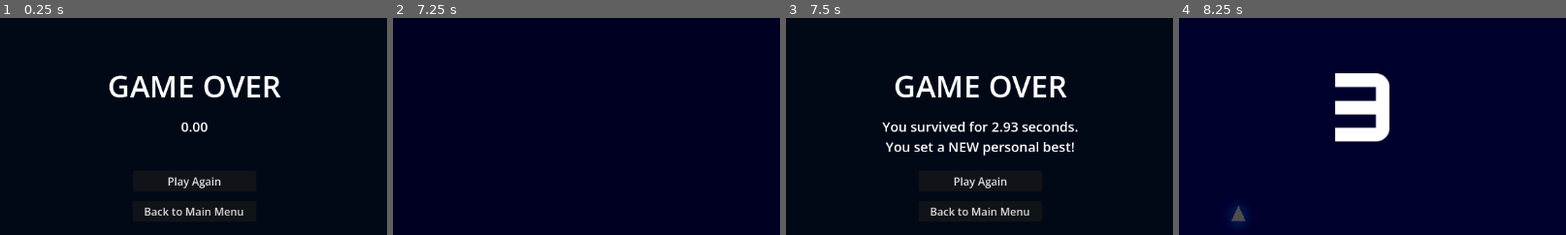
Above: before the commit, frames 1-4 (left to right).
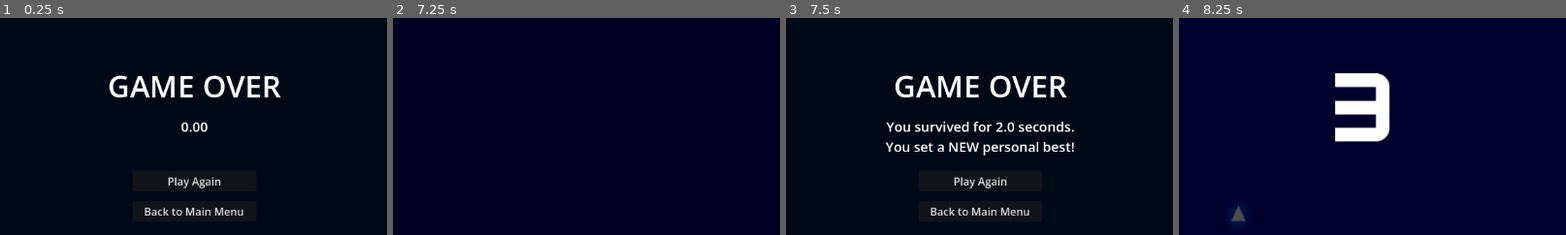
Above: after the commit, the same moments.

Repository: VeryUsual/near-miss
Game: Godot game, scene res://Scenes/GameOver.tscn
Same seed, same stepped clock (60 frames per second), same inputs: the game is played once before the commit and once after it. This scene is started directly instead of the project's main scene.
Inputs (mouse positions are % of the whole screen's width and height, from its top left):
- Up to frame 1 (0.25 s): no input
- Up to frame 2 (7.25 s): click "Play Again" at 0.5 s; tap Enter at 1.25 s; move the mouse to (72, 45) at 1.27 s; hold D (right) 1.28-2.03 s; hold F (open_deck) 1.28-2.03 s; click (72, 45) at 1.42 s; move the mouse to (30, 55) at 2.02 s; hold S (down) 2.03-2.78 s; tap Shift (shift) at 2.1, 6.6 s; move the mouse to (60, 28) at 2.77 s; hold D (right) 2.78-3.53 s; tap Alt at 2.85, 5.1 s; move the mouse to (45, 70) at 3.52 s; hold W (up) 3.53-4.28 s; tap F (open_deck) at 3.6 s; click (45, 70) at 3.67 s; move the mouse to (80, 65) at 4.27 s; hold Shift (shift) 4.28-5.03 s; hold A (left) 4.28-5.78 s; move the mouse to (20, 35) at 5.02 s; move the mouse to (55, 50) at 5.77 s; hold S (down) 5.78-6.53 s; hold F (open_deck) 5.78-6.53 s; click (55, 50) at 5.92 s; move the mouse to (35, 25) at 6.52 s; hold D (right) from 6.53 s (still down)
- Up to frame 3 (7.5 s): move the mouse to (72, 45) at 7.27 s; release D (right) at 7.28 s; hold W (up) from 7.28 s (still down); tap Alt at 7.35 s
- Up to frame 4 (8.25 s): release W (up) at 8 s; click "Play Again" at 8 s
The pictures show only the part of the screen within x 25-75%, y 29-79%; the shares and areas given below are measured in that part.

Frames 1-2 are identical in both runs. In frame 3, 1.4% of the frame differs, in the area x 24-76%, y 47-53%; in frame 4, nothing differs.
Error in both runs: Error calling utility function "snapped()": Argument "x" must be "int", "float", "Vector2", "Vector2i", "Vector3", "Vector3i", "Vector4", or "Vector4i". (res:/…

Commit message:
misc things

Diff:
--- a/Scripts/game_over.gd
+++ b/Scripts/game_over.gd
@@ -1,10 +1,15 @@
 extends Control
+
+var last_game_duration: int = 0: set = _on_last_game_dur_set
+var fake_tweened_last_game_duration: int = 0: set = _on_fake_tweened_last_game_duration_set
+var tween: Tween
 
 func _ready() -> void:
 	Engine.time_scale = 1.0
 	$PBLabel.hide()
 
-	$Label2.text = "You survived for " + str(snapped(Globals.last_game_duration, 0.01)) + " seconds."
+	last_game_duration = snapped(Globals.last_game_duration, 0.01)
+
 	if Globals.last_game_duration > Globals.personal_best:
 		Globals.personal_best = Globals.last_game_duration
 		$PBLabel.text = "You set a NEW personal best!"
@@ -12,8 +17,24 @@
 		$PBLabel.text = "Personal Best: " + str(snapped(Globals.personal_best, 0.01)) + " seconds."
 	$PBLabel.show()
 
+func _on_last_game_dur_set(new_value: int) -> void:
+	last_game_duration = new_value
+
+	tween = create_tween().set_ease(Tween.EASE_OUT).set_trans(Tween.TRANS_QUAD)
+	if last_game_duration >= 5.0:
+		if last_game_duration <= 10.0:
+			tween.tween_property(self, "fake_tweened_last_game_duration", last_game_duration, 1.0)
+		else:
+			tween.tween_property(self, "fake_tweened_last_game_duration", last_game_duration, 2.0)
+	else:
+		fake_tweened_last_game_duration = last_game_duration
+
 func _on_button_pressed() -> void:
 	get_tree().change_scene_to_file("res://Scenes/MainMenu.tscn")
 
 func _on_button_2_pressed() -> void:
 	get_tree().change_scene_to_file("res://Scenes/game.tscn")
+
+func _on_fake_tweened_last_game_duration_set(new_value: int) -> void:
+	fake_tweened_last_game_duration = new_value
+	$Label2.text = "You survived for " + str(snapped(fake_tweened_last_game_duration, 0.01)) + " seconds."
Not shown, added: Builds/Web/Near Miss.apple-touch-icon.png.import
Not shown, added: Builds/Web/Near Miss.icon.png.import
Not shown, added: Builds/Web/Near Miss.png.import
Not shown, added: export_presets.cfg
Not shown, added: Builds/Linux/Near Miss.pck
Not shown, added: Builds/Linux/Near Miss.x86_64
Not shown, added: Builds/MSWindows/Near Miss.exe
Not shown, added: Builds/MSWindows/Near Miss.pck
Not shown, added: Builds/Web/Near Miss.apple-touch-icon.png
Not shown, added: Builds/Web/Near Miss.audio.position.worklet.js
Not shown, added: Builds/Web/Near Miss.audio.worklet.js
Not shown, added: Builds/Web/Near Miss.html
(and 7 more such lines)
